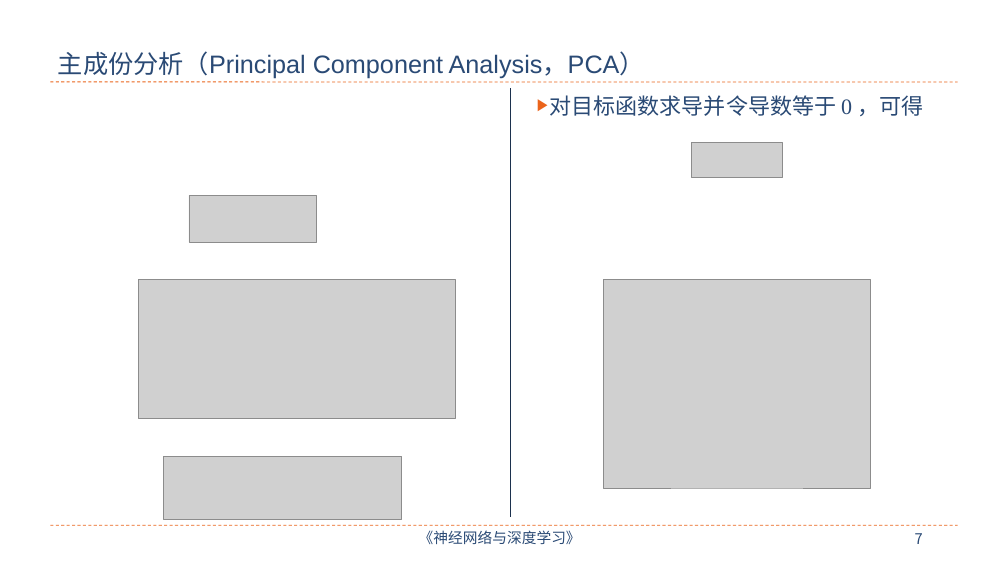
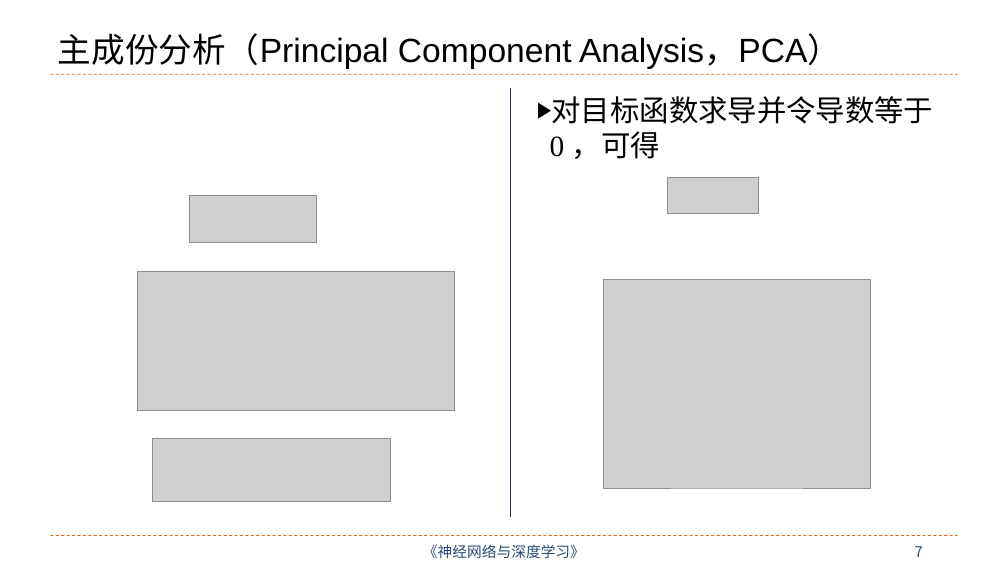
Before and after one commit to nndl/nndl.github.io, a slide deck: slide 7 of ppt/chap-无监督学习.pptx. Drawn at 1008x567 pixels with LibreOffice and Linux fonts; fonts in the diff are those of the drawing; grey boxes stand for pictures. Boxes give left, top, right and bottom in pixels: in the first picture for what was removed or moved away, otherwise in the second. Text is boxed around its words. In the diff, an @@ line names an element or a change of style, - is before the commit and + after.

```diff
--- a/ppt/chap-无监督学习.pptx
+++ b/ppt/chap-无监督学习.pptx
@@ title "主成份分析（Principal Component Analysis，PCA）" at (x1=58, y1=33, x2=841, y2=69): size 24 to 32 pt, text colour #2A4A75 to #000000 @@
@@ line moved from (51, 82) - (958, 82) to (51, 74) - (958, 74) @@
@@ text "对目标函数求导并令导数等于 0 ，可得" at (x1=550, y1=96, x2=934, y2=159): size 21 to 28 pt, text colour #2A4A75 to #000000; bullet colour #EB641B to #000000 @@
@@ picture moved from (x1=692, y1=142, x2=783, y2=178) to (x1=668, y1=178, x2=758, y2=213) @@
@@ picture moved from (x1=138, y1=280, x2=455, y2=419) to (x1=138, y1=271, x2=454, y2=410) @@
@@ picture moved from (x1=164, y1=457, x2=402, y2=520) to (x1=153, y1=439, x2=391, y2=501) @@
@@ line moved from (51, 526) - (958, 526) to (51, 535) - (958, 535) @@
@@ text "《神经网络与深度学习》" at (x1=423, y1=544, x2=585, y2=558): vertical alignment top to middle @@
@@ text "《神经网络与深度学习》" moved from (x1=419, y1=530, x2=581, y2=544) to (x1=423, y1=544, x2=585, y2=558) @@
@@ page number moved from (x1=915, y1=533, x2=923, y2=544) to (x1=915, y1=546, x2=923, y2=557) @@
@@ page number at (x1=915, y1=546, x2=923, y2=557): vertical alignment top to middle @@
```
Also in this commit, not shown: 26 other slides changed, 1 slide added, 1 slide removed, 3 other files.
